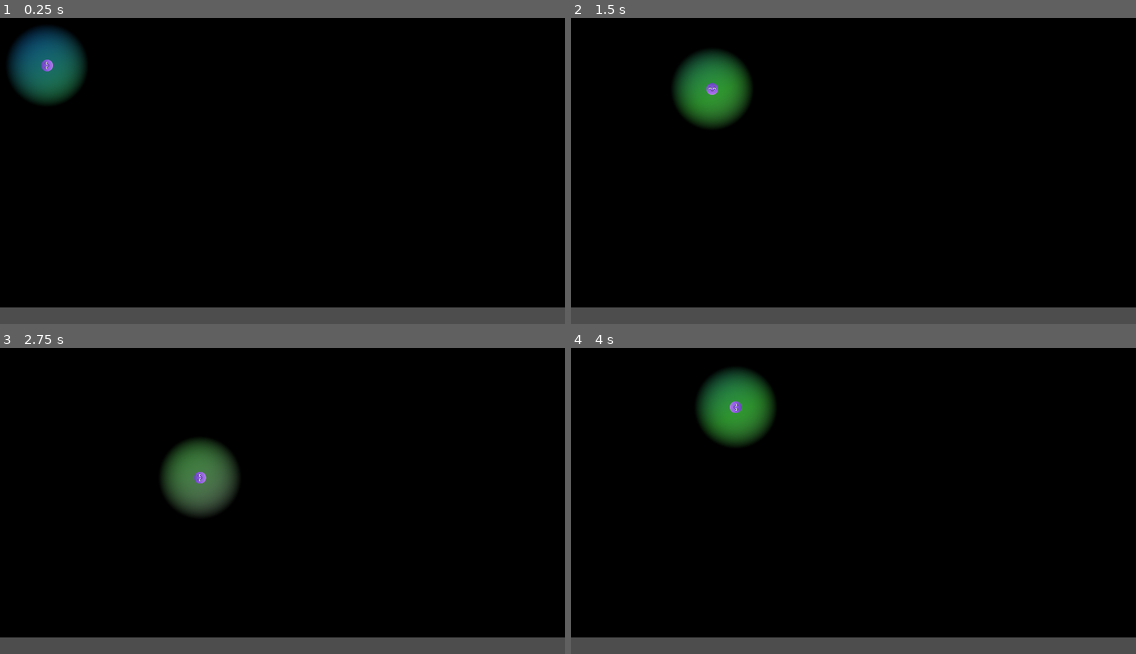
Above: before the commit, frames 1-4 (two rows, left to right).
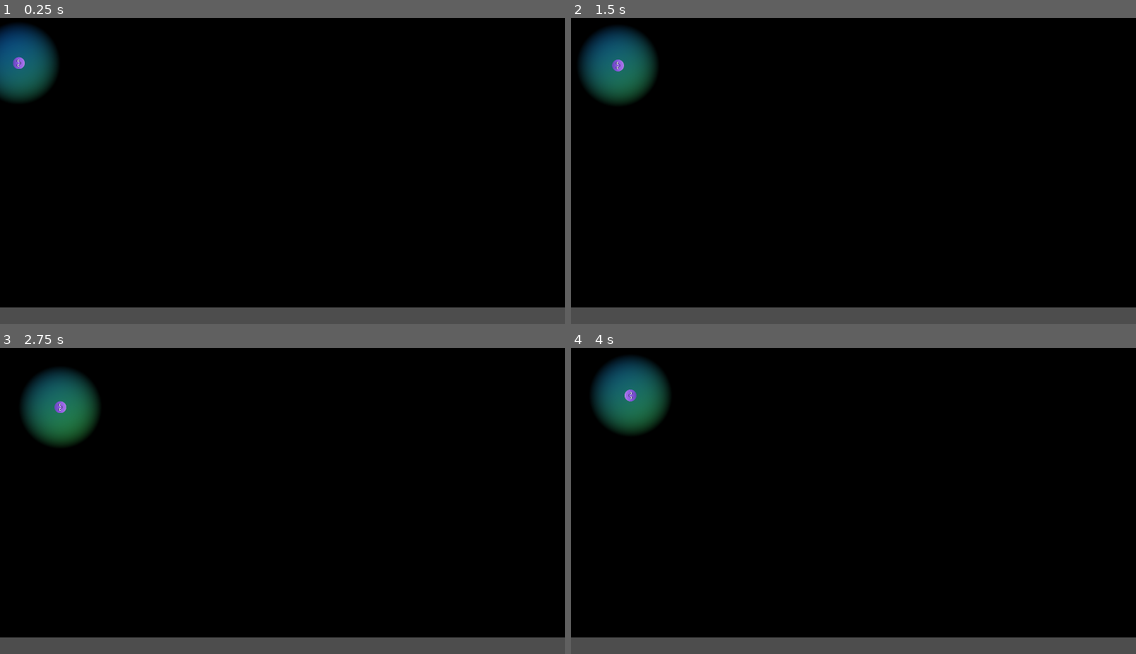
Above: after the commit, the same moments.

Repository: FeniXb3/Myopia
Game: Godot game, scene res://game.tscn
Two runs of this game, one before a commit and one after it. Both use one fixed random seed, a clock stepped at 60 frames per second and the inputs below.
Inputs:
- Up to frame 1 (0.25 s): no input
- Up to frame 2 (1.5 s): hold D (move_right) 0.53-1.28 s; hold S (move_down) from 1.28 s (still down)
- Up to frame 3 (2.75 s): release S (move_down) at 2.03 s; hold D (move_right) from 2.03 s (still down)
- Up to frame 4 (4 s): release D (move_right) at 2.78 s; hold W (move_up) 2.78-3.53 s; hold A (move_left) from 3.53 s (still down)

The runs differ from the first frame. In frame 1, 2.8% of the frame differs, in the area x 0-16%, y 2-29%; in frame 2, 5.5%; in frame 3, 5.4%; in frame 4, 5.5%, in the area x 3-37%, y 2-33%.

Commit message:
Enable switching movement tweening

Diff:
--- a/player/player.gd
+++ b/player/player.gd
@@ -3,6 +3,7 @@
 @export var step : IntVariable
 @export var delay : FloatVariable
 @export var player_position : Vector2Variable
+@export var tween_movement : BoolVariable
 var current_direction := Vector2.RIGHT
 var next_direction := Vector2.RIGHT
 var move_tween : Tween
@@ -23,9 +24,15 @@
 func setup_move_tween() -> void:
 	if move_tween:
 		move_tween.kill()
-	move_tween = create_tween().set_loops()
-	move_tween.tween_callback(move).set_delay(delay.value)
-	#pass
+
+	if tween_movement.value:
+		move_tween = create_tween()
+		move_tween.tween_property(self, "position", player_position.value, delay.value).set_ease(Tween.EASE_IN_OUT).set_trans(Tween.TRANS_CIRC)
+		move_tween.tween_callback(move)
+	else:
+		move_tween = create_tween().set_loops()
+		move_tween.tween_callback(move).set_delay(delay.value)
+
 
 # Called every frame. 'delta' is the elapsed time since the previous frame.
 func _process(delta):
@@ -52,7 +59,11 @@
 
 	tmp_position = tmp_position.snapped(Vector2(step.value, step.value))
 	player_position.value = tmp_position
-	position = player_position.value
+
+	if tween_movement.value:
+		setup_move_tween()
+	else:
+		position = player_position.value
 
 func _on_delay_changed(value : float) -> void:
 	if is_node_ready():
--- a/player/player.tscn
+++ b/player/player.tscn
@@ -6,6 +6,7 @@
 [ext_resource type="Texture2D" uid="uid://7163f7jtlhbv" path="res://player/light_sprite.png" id="3_dtwqp"]
 [ext_resource type="Resource" uid="uid://bd1fgadi66e7" path="res://variable_resources/player_position.tres" id="4_swuib"]
 [ext_resource type="Texture2D" uid="uid://cnfy20kvhaxc7" path="res://player/body_parts/purple_body_circle.png" id="5_ob4bu"]
+[ext_resource type="Resource" uid="uid://dog2a3i5r72nr" path="res://variable_resources/tween_movement.tres" id="5_obek4"]
 [ext_resource type="Texture2D" uid="uid://dqh7fdl21valj" path="res://player/body_parts/face_c.png" id="6_g7vad"]
 [ext_resource type="Texture2D" uid="uid://co8skb0cdnfab" path="res://player/body_parts/face_l.png" id="7_0hach"]
 [ext_resource type="AudioStream" uid="uid://rninidtcdelk" path="res://collectible/powerUp4.ogg" id="7_wrwu3"]
@@ -35,6 +36,7 @@
 step = ExtResource("2_p1wwa")
 delay = ExtResource("3_0b8w2")
 player_position = ExtResource("4_swuib")
+tween_movement = ExtResource("5_obek4")
 
 [node name="Head" type="Sprite2D" parent="."]
 unique_name_in_owner = true
@@ -45,7 +47,7 @@
 rotation = -3.14159
 sprite_frames = SubResource("SpriteFrames_d7cdb")
 autoplay = "default"
-frame_progress = 0.386743
+frame_progress = 0.903759
 
 [node name="PointLight2D" type="PointLight2D" parent="."]
 texture = ExtResource("3_dtwqp")
--- /dev/null
+++ b/variable_resource_types/bool_variable.gd
@@ -0,0 +1,9 @@
+extends Resource
+class_name BoolVariable
+
+signal value_changed(new_value : bool)
+
+@export var value : bool:
+	set(new_value):
+		value = new_value
+		value_changed.emit(value)
--- a/variable_resources/delay.tres
+++ b/variable_resources/delay.tres
@@ -4,4 +4,4 @@
 
 [resource]
 script = ExtResource("1_utl7l")
-value = 0.12
+value = 0.5
--- /dev/null
+++ b/variable_resources/tween_movement.tres
@@ -0,0 +1,7 @@
+[gd_resource type="Resource" script_class="BoolVariable" load_steps=2 format=3 uid="uid://dog2a3i5r72nr"]
+
+[ext_resource type="Script" path="res://variable_resource_types/bool_variable.gd" id="1_5sfy6"]
+
+[resource]
+script = ExtResource("1_5sfy6")
+value = true
Not shown: 1 places in player/player.tscn that only renumber resources
Not shown, removed: variable_resources/powerUp4.ogg.import
Not shown, removed: variable_resources/powerUp4.ogg
